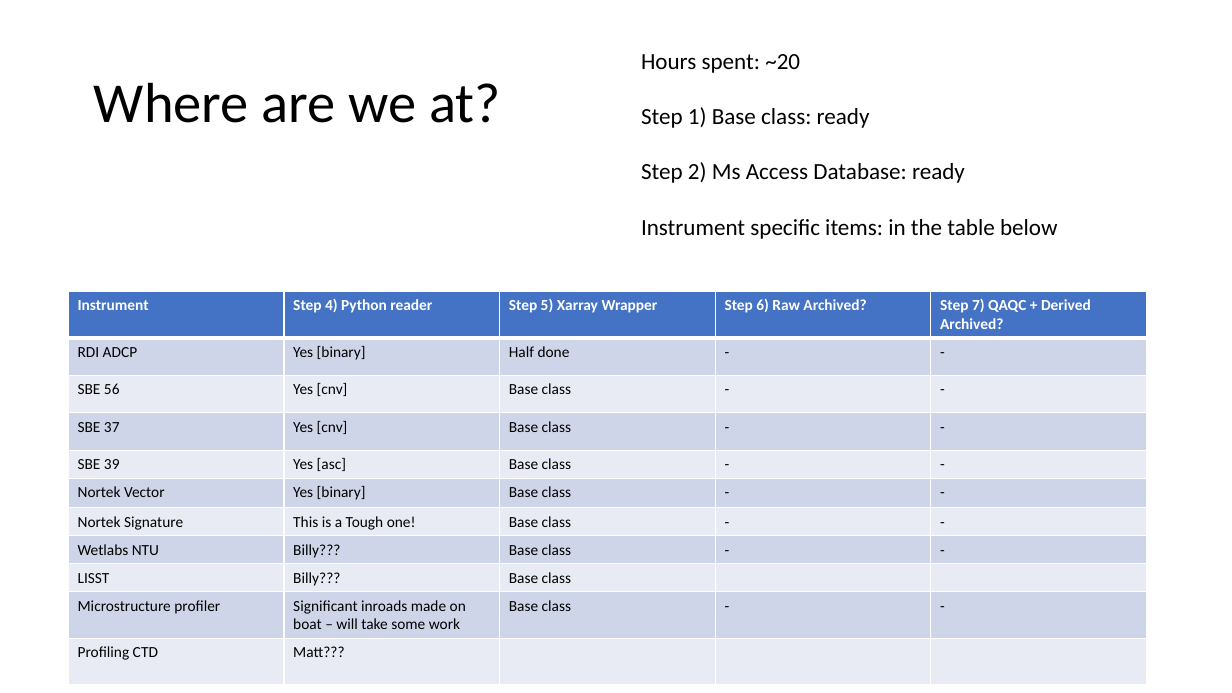
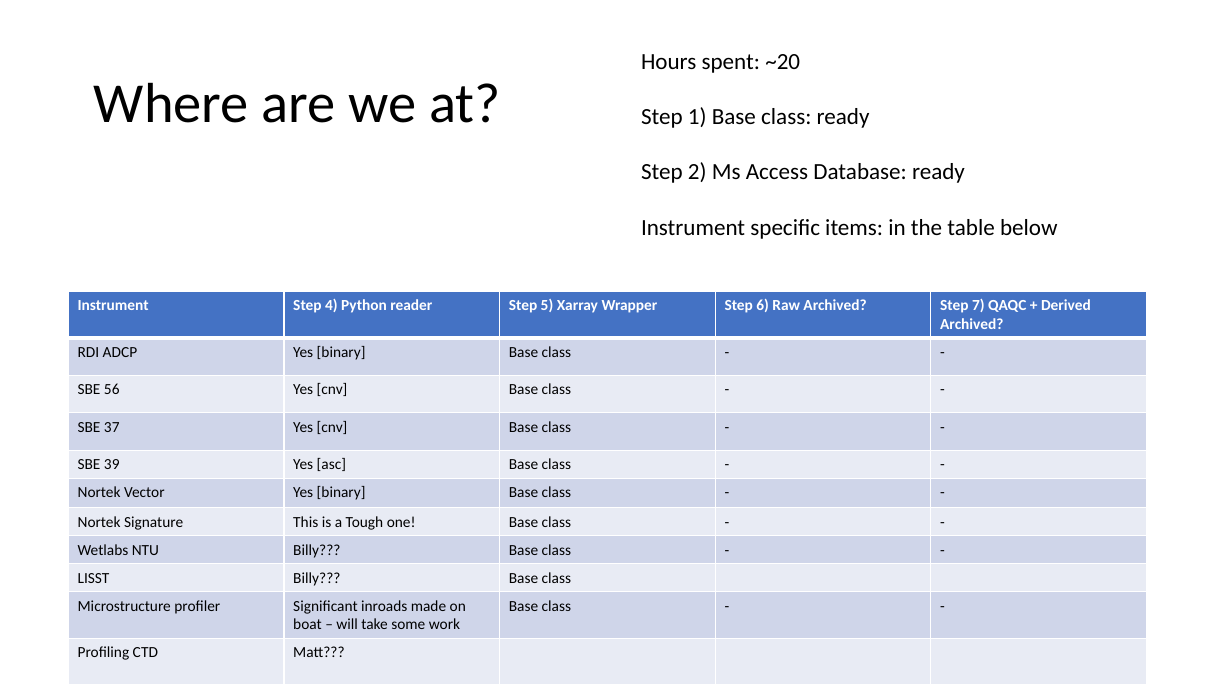
Before and after one commit to iosonobert/pIMOS, a slide deck: slide 6 of Progress.pptx. Drawn at 1232x693 pixels with LibreOffice and Linux fonts; fonts in the diff are those of the drawing. Boxes give left, top, right and bottom in pixels: in the first picture for what was removed or moved away, otherwise in the second. Text is boxed around its words. In the diff, an @@ line names an element or a change of style, - is before the commit and + after.

```diff
--- a/Progress.pptx
+++ b/Progress.pptx
@@ table at (x1=68, y1=291, x2=1145, y2=683) @@
-row 2, column 3: Half done
+row 2, column 3: Base class
```
Also in this commit, not shown: 35 other files.
